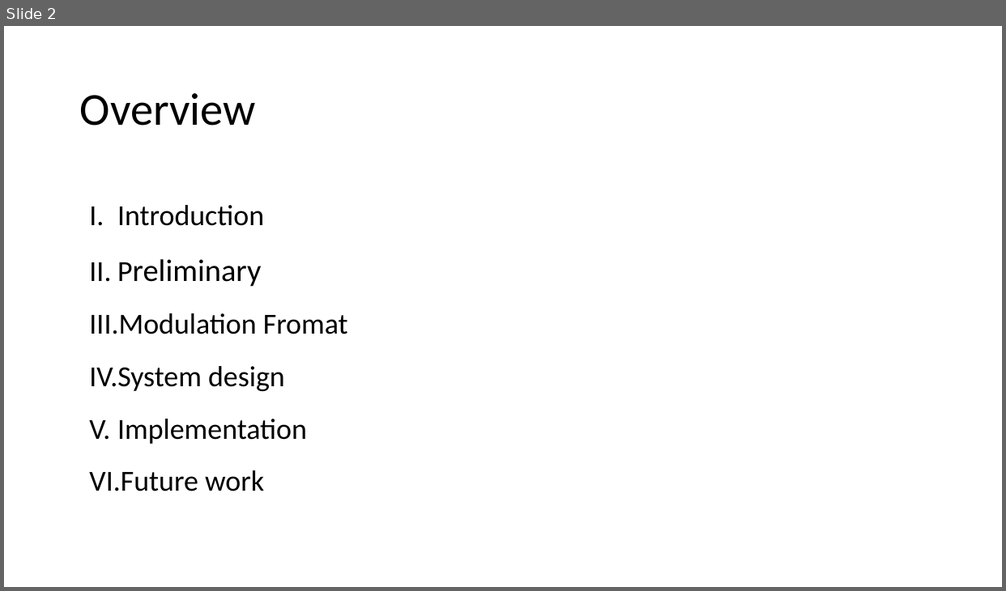
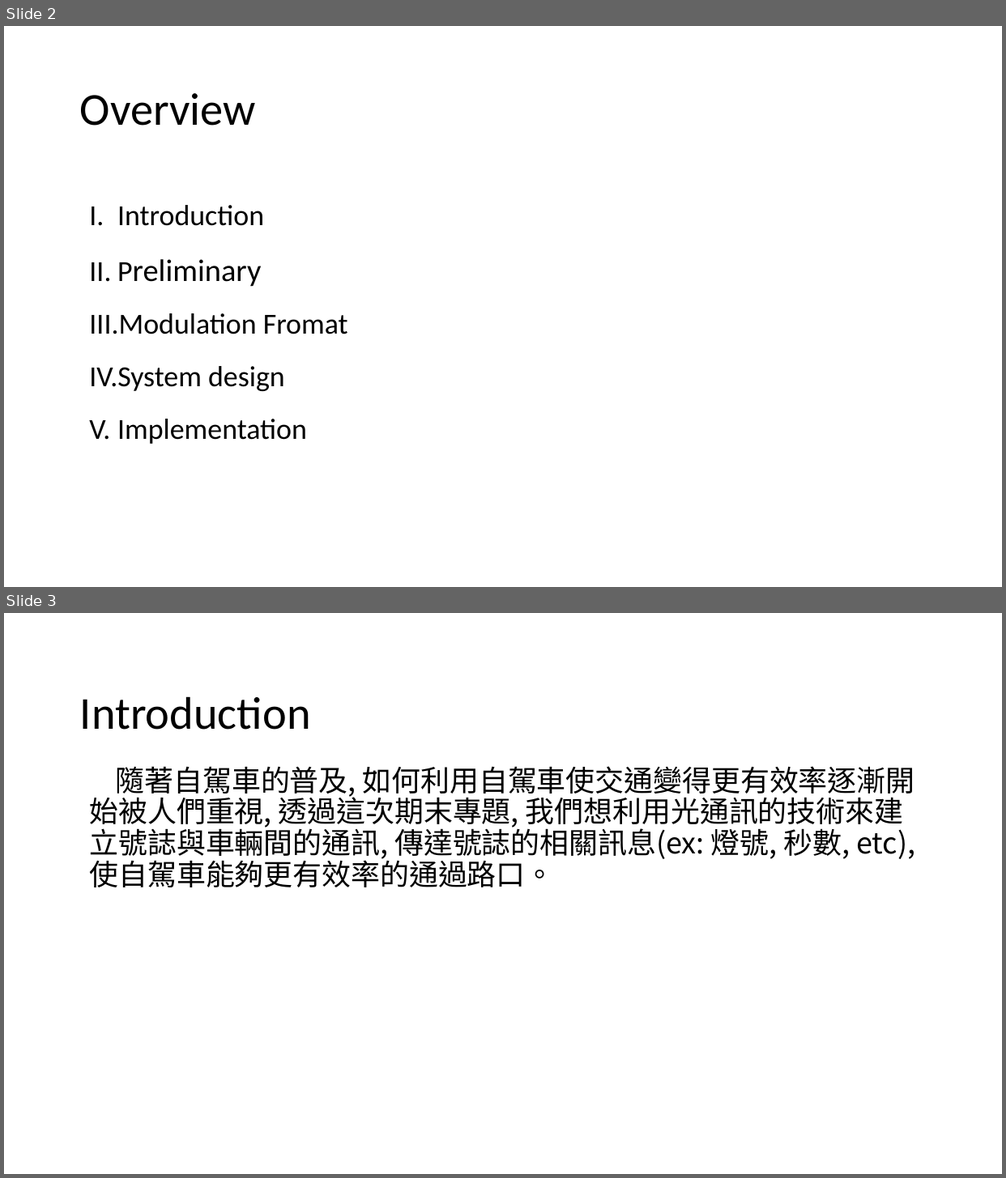
Before and after one commit to as468579/Intelligent-Vehicles-Introduction, a slide deck: final/智慧型汽車期末報告.pptx. Shown one above the other, each under a label of ours: slide 2 before the commit, slides 2 and 3 after it. The pictures are 1006x591 and 1006x1178 pixels, drawn with LibreOffice and Linux fonts; fonts in the diff are those of the drawing. Boxes give left, top, right and bottom in pixels: in the first picture for what was removed or moved away, otherwise in the second. Text is boxed around its words. In the diff, an @@ line names an element or a change of style, - is before the commit and + after.

```diff
--- a/final/智慧型汽車期末報告.pptx
+++ b/final/智慧型汽車期末報告.pptx
@@ slide 3 added at box(4, 613, 1002, 1174), background #FFFFFF @@
@@ title added at box(80, 696, 311, 730), 44 pt, text #000000 @@
+Introduction
@@ text added at box(89, 766, 915, 888), 28 pt, text #000000 @@
+隨著自駕車的普及, 如何利用自駕車使交通變得更有效率逐漸開始被人們重視, 透過這次期末專題, 我們想利用光通訊的技術來建立號誌與車輛間的通訊, 傳達號誌的相關訊息(ex: 燈號, 秒數, etc), 使自駕車能夠更有效率的通過路口。
@@ slide 2 changed as well @@
@@ text at box(89, 471, 264, 492): paragraph removed @@
-VI. Future work
```
Also in this commit, not shown: 4 other slides changed, 18 other slides added, 4 slides removed, 1 other file.
